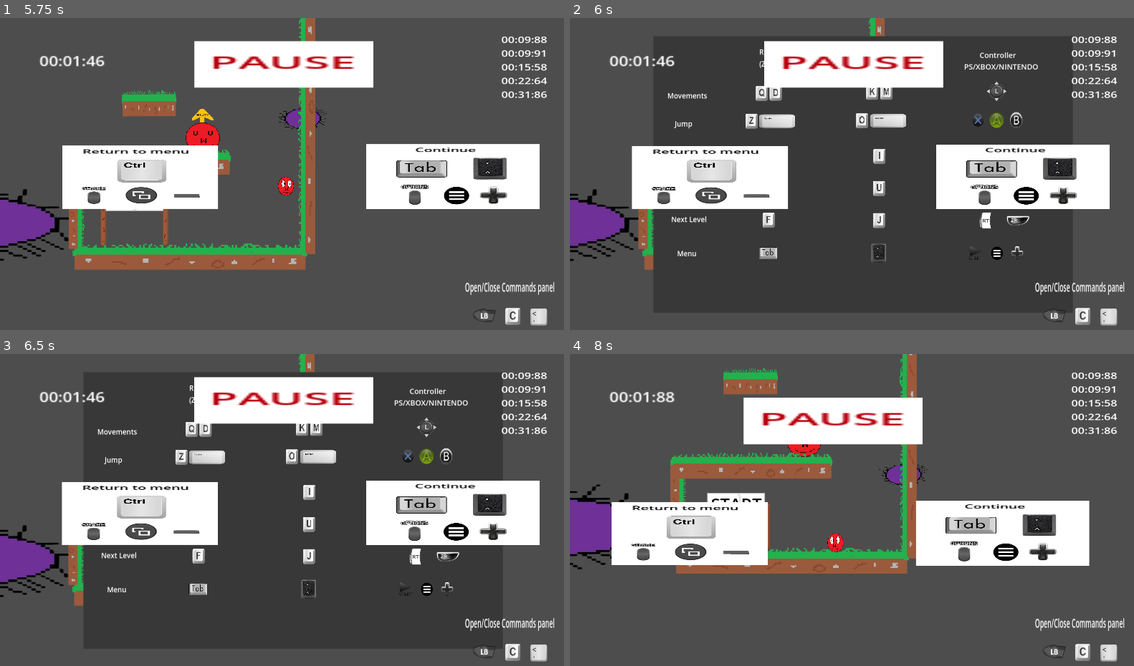
Above: before the commit, frames 1-4 (two rows, left to right).
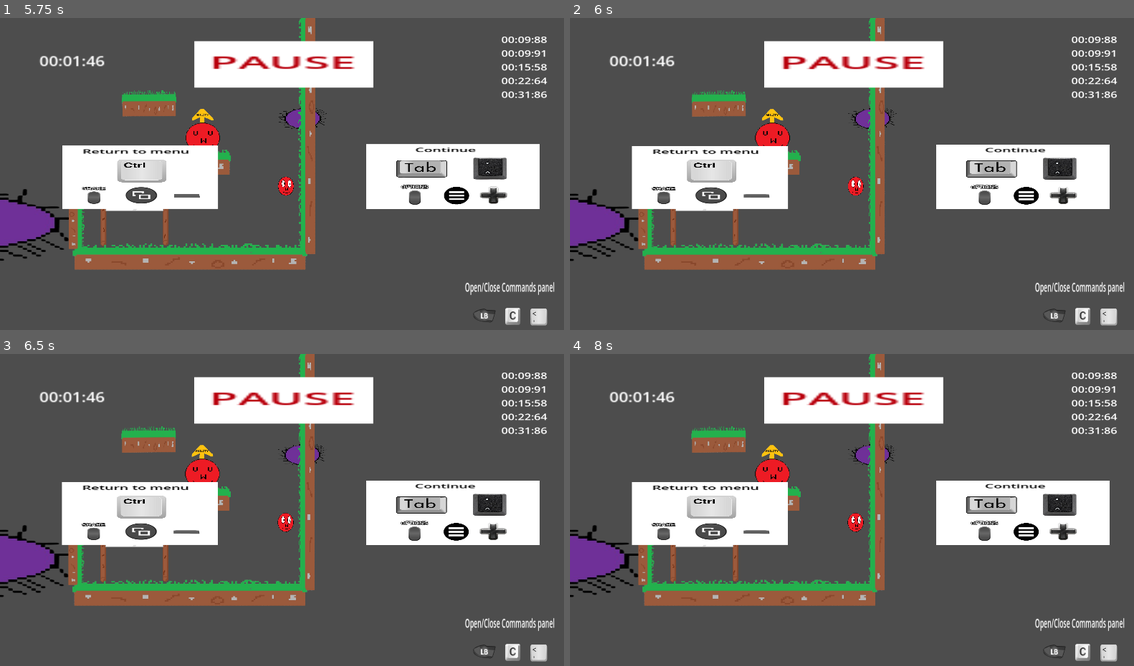
Above: after the commit, the same moments.

Repository: Mahnwe/TheBallThatWasUwU
Game: Godot game, scene res://Scenes/menu.tscn
Same seed, same stepped clock (60 frames per second), same inputs: the game is played once before the commit and once after it.
Inputs (mouse positions are in pixels of both pictures, inside the frame that each line leads up to):
- Up to frame 1 (5.75 s): click "Level 2" at 0.5 s; tap Enter at 1.25 s; move the mouse to (411, 161) at 1.27 s; hold D (move_right) 1.28-2.78 s; tap F (next_level) at 1.35, 2.3, 3.6, 5.1 s; click (411, 161) at 1.42 s; tap Space (jump) at 1.52, 2.27, 3.77, 4.52, 5.27 s; tap C (open_commands) at 1.55, 2.1, 3.05, 4.35 s; move the mouse to (169, 195) at 2.02 s; move the mouse to (344, 108) at 2.77 s; hold A (move_left) 2.78-3.53 s; tap X (dash) at 2.85 s; move the mouse to (259, 242) at 3.52 s; hold D (move_right) 3.53-5.03 s; click (259, 242) at 3.67 s; move the mouse to (456, 227) at 4.27 s; tap Tab (pause) at 4.9 s; move the mouse to (112, 130) at 5.02 s; hold A (move_left) from 5.03 s (still down)
- Up to frame 2 (6 s): move the mouse to (885, 177) at 5.77 s; release A (move_left) at 5.78 s; hold D (move_right) from 5.78 s (still down); tap C (open_commands) at 5.85 s; click (885, 177) at 5.92 s
- Up to frame 3 (6.5 s): keep holding D (move_right)
- Up to frame 4 (8 s): tap E (restart_save) at 6.5 s; move the mouse to (773, 435) at 6.52 s; release D (move_right) at 6.53 s; hold A (move_left) from 6.53 s (still down); tap X (dash) at 6.6 s; tap Space (jump) at 6.77, 7.52 s; tap F (next_level) at 6.8, 7.35 s; tap R (restart_level) at 7.25 s; move the mouse to (981, 497) at 7.27 s; tap C (open_commands) at 7.55 s

Frame 1 is identical in both runs. In frame 2, 8.1% of the frame differs, in the area x 14-83%, y 5-81%; in frame 3, 8.1%; in frame 4, 32%, in the area x 0-96%, y 0-81%.

Commit message:
Handle the level timer when the player push pause or the command panel in the start position

Diff:
--- a/Scripts/Level2.gd
+++ b/Scripts/Level2.gd
@@ -67,17 +67,27 @@
 	if $Player.position.x == finish_position_x and $Player.position.y == finish_position_y:
 		pass
 	else:
-		if !is_paused and Input.is_action_just_pressed("pause"):
+		if !is_paused and !is_commands_panel_open and Input.is_action_just_pressed("pause") and $Player.position.x != start_position_x:
 			$Player/Pause.show()
+			disable_patrol_groups()
 			$Player.set_physics_process(false)
 			$Player.get_child(0).get_child(0).get_child(0).get_child(0).set_process(false)
-			disable_patrol_groups()
 			is_paused = true
-		elif is_paused and Input.is_action_just_pressed("pause"):
+		elif !is_paused and !is_commands_panel_open and Input.is_action_just_pressed("pause") and $Player.position.x == start_position_x:
+			$Player/Pause.show()
+			disable_patrol_groups()
+			$Player.set_physics_process(false)
+			is_paused = true
+		elif is_paused and Input.is_action_just_pressed("pause") and $Player.position.x != start_position_x:
 			$Player/Pause.hide()
+			enable_patrol_groups()
 			$Player.set_physics_process(true)
 			$Player.get_child(0).get_child(0).get_child(0).get_child(0).set_process(true)
-			enable_patrol_groups()
+			is_paused = false
+		elif is_paused and Input.is_action_just_pressed("pause") and $Player.position.x == start_position_x:
+			$Player/Pause.hide()
+			enable_patrol_groups()
+			$Player.set_physics_process(true)
 			is_paused = false
 		elif is_paused and Input.is_action_just_pressed("menu_when_finish"):
 			is_paused = false
@@ -94,17 +104,28 @@
 	if $Player.position.x == finish_position_x and $Player.position.y == finish_position_y:
 		pass
 	else:
-		if !is_commands_panel_open and Input.is_action_just_pressed("open_commands"):
+		if !is_commands_panel_open and !is_paused and Input.is_action_just_pressed("open_commands") and $Player.position.x != start_position_x:
 			$Player/CommandsUI.show()
 			disable_patrol_groups()
 			$Player.set_physics_process(false)
 			$Player.get_child(0).get_child(0).get_child(0).get_child(0).set_process(false)
 			is_commands_panel_open = true
-		elif is_commands_panel_open and Input.is_action_just_pressed("open_commands"):
+		elif !is_commands_panel_open and !is_paused and Input.is_action_just_pressed("open_commands") and $Player.position.x == start_position_x:
+			$Player/CommandsUI.show()
+			disable_patrol_groups()
+			$Player.set_physics_process(false)
+			$Player.get_child(0).get_child(0).get_child(0).get_child(0).set_process(false)
+			is_commands_panel_open = true
+		elif is_commands_panel_open and Input.is_action_just_pressed("open_commands") and $Player.position.x != start_position_x:
 			$Player/CommandsUI.hide()
 			enable_patrol_groups()
 			$Player.set_physics_process(true)
 			$Player.get_child(0).get_child(0).get_child(0).get_child(0).set_process(true)
+			is_commands_panel_open = false
+		elif is_commands_panel_open and Input.is_action_just_pressed("open_commands") and $Player.position.x == start_position_x:
+			$Player/CommandsUI.hide()
+			enable_patrol_groups()
+			$Player.set_physics_process(true)
 			is_commands_panel_open = false
 		elif is_commands_panel_open and Input.is_action_just_pressed("close_commands"):
 			$Player/CommandsUI.hide()
--- a/Scripts/level1.gd
+++ b/Scripts/level1.gd
@@ -65,15 +65,23 @@
 	if $Player.position.x == finish_position_x and $Player.position.y == finish_position_y:
 		pass
 	else:
-		if !is_paused and !is_commands_panel_open and Input.is_action_just_pressed("pause"):
+		if !is_paused and !is_commands_panel_open and Input.is_action_just_pressed("pause") and $Player.position.x != start_position_x:
 			$Player/Pause.show()
 			$Player.set_physics_process(false)
 			$Player.get_child(0).get_child(0).get_child(0).get_child(0).set_process(false)
 			is_paused = true
-		elif is_paused and Input.is_action_just_pressed("pause"):
+		elif !is_paused and !is_commands_panel_open and Input.is_action_just_pressed("pause") and $Player.position.x == start_position_x:
+			$Player/Pause.show()
+			$Player.set_physics_process(false)
+			is_paused = true
+		elif is_paused and Input.is_action_just_pressed("pause") and $Player.position.x != start_position_x:
 			$Player/Pause.hide()
 			$Player.set_physics_process(true)
 			$Player.get_child(0).get_child(0).get_child(0).get_child(0).set_process(true)
+			is_paused = false
+		elif is_paused and Input.is_action_just_pressed("pause") and $Player.position.x == start_position_x:
+			$Player/Pause.hide()
+			$Player.set_physics_process(true)
 			is_paused = false
 		elif is_paused and Input.is_action_just_pressed("menu_when_finish"):
 			is_paused = false
@@ -131,15 +139,24 @@
 	if $Player.position.x == finish_position_x and $Player.position.y == finish_position_y:
 		pass
 	else:
-		if !is_commands_panel_open and !is_paused and Input.is_action_just_pressed("open_commands"):
+		if !is_commands_panel_open and !is_paused and Input.is_action_just_pressed("open_commands") and $Player.position.x != start_position_x:
 			$Player/CommandsUI.show()
 			$Player.set_physics_process(false)
 			$Player.get_child(0).get_child(0).get_child(0).get_child(0).set_process(false)
 			is_commands_panel_open = true
-		elif is_commands_panel_open and Input.is_action_just_pressed("open_commands"):
+		elif !is_commands_panel_open and !is_paused and Input.is_action_just_pressed("open_commands") and $Player.position.x == start_position_x:
+			$Player/CommandsUI.show()
+			$Player.set_physics_process(false)
+			$Player.get_child(0).get_child(0).get_child(0).get_child(0).set_process(false)
+			is_commands_panel_open = true
+		elif is_commands_panel_open and Input.is_action_just_pressed("open_commands") and $Player.position.x != start_position_x:
 			$Player/CommandsUI.hide()
 			$Player.set_physics_process(true)
 			$Player.get_child(0).get_child(0).get_child(0).get_child(0).set_process(true)
+			is_commands_panel_open = false
+		elif is_commands_panel_open and Input.is_action_just_pressed("open_commands") and $Player.position.x == start_position_x:
+			$Player/CommandsUI.hide()
+			$Player.set_physics_process(true)
 			is_commands_panel_open = false
 		elif is_commands_panel_open and Input.is_action_just_pressed("close_commands"):
 			$Player/CommandsUI.hide()
--- a/Scripts/level_3.gd
+++ b/Scripts/level_3.gd
@@ -3,11 +3,11 @@
 var is_commands_panel_open
 var is_paused
 
-var start_position_x = -153
-var start_position_y = -18
+var start_position_x = -615
+var start_position_y = -1212
 
-var save_position_x = -153
-var save_position_y = -18
+var save_position_x = -615
+var save_position_y = -1212
 
 var finish_position_x = -4842
 var finish_position_y = 245
@@ -59,17 +59,27 @@
 	if $Player.position.x == finish_position_x and $Player.position.y == finish_position_y:
 		pass
 	else:
-		if !is_paused and Input.is_action_just_pressed("pause"):
+		if !is_paused and !is_commands_panel_open and Input.is_action_just_pressed("pause") and $Player.position.x != start_position_x:
 			$Player/Pause.show()
+			disable_patrol_groups()
 			$Player.set_physics_process(false)
 			$Player.get_child(0).get_child(0).get_child(0).get_child(0).set_process(false)
+			is_paused = true
+		elif !is_paused and !is_commands_panel_open and Input.is_action_just_pressed("pause") and $Player.position.x == start_position_x:
+			$Player/Pause.show()
 			disable_patrol_groups()
+			$Player.set_physics_process(false)
 			is_paused = true
-		elif is_paused and Input.is_action_just_pressed("pause"):
+		elif is_paused and Input.is_action_just_pressed("pause") and $Player.position.x != start_position_x:
 			$Player/Pause.hide()
+			enable_patrol_groups()
 			$Player.set_physics_process(true)
 			$Player.get_child(0).get_child(0).get_child(0).get_child(0).set_process(true)
+			is_paused = false
+		elif is_paused and Input.is_action_just_pressed("pause") and $Player.position.x == start_position_x:
+			$Player/Pause.hide()
 			enable_patrol_groups()
+			$Player.set_physics_process(true)
 			is_paused = false
 		elif is_paused and Input.is_action_just_pressed("menu_when_finish"):
 			is_paused = false
@@ -79,17 +89,28 @@
 	if $Player.position.x == finish_position_x and $Player.position.y == finish_position_y:
 		pass
 	else:
-		if !is_commands_panel_open and Input.is_action_just_pressed("open_commands"):
+		if !is_commands_panel_open and !is_paused and Input.is_action_just_pressed("open_commands") and $Player.position.x != start_position_x:
 			$Player/CommandsUI.show()
 			disable_patrol_groups()
 			$Player.set_physics_process(false)
 			$Player.get_child(0).get_child(0).get_child(0).get_child(0).set_process(false)
 			is_commands_panel_open = true
-		elif is_commands_panel_open and Input.is_action_just_pressed("open_commands"):
+		elif !is_commands_panel_open and !is_paused and Input.is_action_just_pressed("open_commands") and $Player.position.x == start_position_x:
+			$Player/CommandsUI.show()
+			disable_patrol_groups()
+			$Player.set_physics_process(false)
+			$Player.get_child(0).get_child(0).get_child(0).get_child(0).set_process(false)
+			is_commands_panel_open = true
+		elif is_commands_panel_open and Input.is_action_just_pressed("open_commands") and $Player.position.x != start_position_x:
 			$Player/CommandsUI.hide()
 			enable_patrol_groups()
 			$Player.set_physics_process(true)
 			$Player.get_child(0).get_child(0).get_child(0).get_child(0).set_process(true)
+			is_commands_panel_open = false
+		elif is_commands_panel_open and Input.is_action_just_pressed("open_commands") and $Player.position.x == start_position_x:
+			$Player/CommandsUI.hide()
+			enable_patrol_groups()
+			$Player.set_physics_process(true)
 			is_commands_panel_open = false
 		elif is_commands_panel_open and Input.is_action_just_pressed("close_commands"):
 			$Player/CommandsUI.hide()
